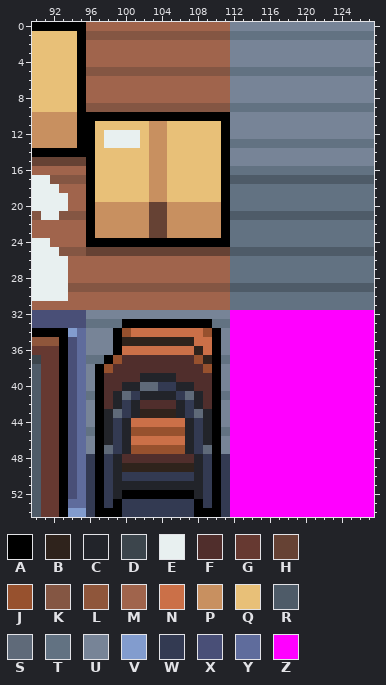
Two states of a pixel-art file, tiles/room_zero.aseprite. Above is the file before it was changed.
128x2048 pixels, 1 frame. Colours within 5 levels of each other are drawn and written as one. Shown: x 90..127, y 0..54.
Visible layers, top first: "top", "middle", "botton", "Layer".
Palette (. is transparent): A #000000  B #2f231c  C #22242a  D #3c454c  E #e8f0f0  F #502e2c  G #663931  H #664234  J #97512e  K #845643  L #8f563b  M #a0644c  N #cb7048  P #c89060  Q #e8c078  R #4e5b68  S #5f6a79  T #627282  U #778497  V #829cce  W #333a52  X #494f77  Y #5f6c9c  Z #ff00ff
Pixels before, first column x 90:
 0 AAAAAAMMMMMMMMMMMMMMMMUUUUUUUUUUUUUUUU
 1 QQQQQAKKKKKKKKKKKKKKKKTTTTTTTTTTTTTTTT
 2 QQQQQAMMMMMMMMMMMMMMMMUUUUUUUUUUUUUUUU
 3 QQQQQAMMMMMMMMMMMMMMMMUUUUUUUUUUUUUUUU
 4 QQQQQAMMMMMMMMMMMMMMMMUUUUUUUUUUUUUUUU
 5 QQQQQAKKKKKKKKKKKKKKKKTTTTTTTTTTTTTTTT
 6 QQQQQAMMMMMMMMMMMMMMMMUUUUUUUUUUUUUUUU
 7 QQQQQAMMMMMMMMMMMMMMMMUUUUUUUUUUUUUUUU
 8 QQQQQAMMMMMMMMMMMMMMMMUUUUUUUUUUUUUUUU
 9 QQQQQAKKKKKKKKKKKKKKKKTTTTTTTTTTTTTTTT
10 PPPPPAAAAAAAAAAAAAAAAAUUUUUUUUUUUUUUUU
11 PPPPPAAQQQQQQPPQQQQQQAUUUUUUUUUUUUUUUU
12 PPPPPAAQEEEEQPPQQQQQQAUUUUUUUUUUUUUUUU
13 PPPPPAAQEEEEQPPQQQQQQATTTTTTTTTTTTTTTT
14 AAAAAAAQQQQQQPPQQQQQQAUUUUUUUUUUUUUUUU
15 HHHHHHAQQQQQQPPQQQQQQAUUUUUUUUUUUUUUUU
16 MMMMMMAQQQQQQPPQQQQQQATTTTTTTTTTTTTTTT
17 EEKKKKAQQQQQQPPQQQQQQARRRRRRRRRRRRRRRR
18 EEEMMMAQQQQQQPPQQQQQQATTTTTTTTTTTTTTTT
19 EEEEMMAQQQQQQPPQQQQQQATTTTTTTTTTTTTTTT
20 EEEEMMAPPPPPPHHPPPPPPATTTTTTTTTTTTTTTT
21 KEEKKKAPPPPPPHHPPPPPPARRRRRRRRRRRRRRRR
22 MMMMMMAPPPPPPHHPPPPPPATTTTTTTTTTTTTTTT
23 MMMMMMAPPPPPPHHPPPPPPATTTTTTTTTTTTTTTT
24 EEMMMMAAAAAAAAAAAAAAAATTTTTTTTTTTTTTTT
25 EEEKKKHHHHHHHHHHHHHHHHRRRRRRRRRRRRRRRR
26 EEEEMMMMMMMMMMMMMMMMMMTTTTTTTTTTTTTTTT
27 EEEEMMMMMMMMMMMMMMMMMMTTTTTTTTTTTTTTTT
28 EEEEMMMMMMMMMMMMMMMMMMTTTTTTTTTTTTTTTT
29 EEEEKKKKKKKKKKKKKKKKKKRRRRRRRRRRRRRRRR
30 EEEEMMMMMMMMMMMMMMMMMMTTTTTTTTTTTTTTTT
31 MMMMMMMMMMMMMMMMMMMMMMTTTTTTTTTTTTTTTT
32 XXXXXXUUUUUUUUUUUUUUUUZZZZZZZZZZZZZZZZ
33 XXXXXXTTTTAAAAAAAAAATTZZZZZZZZZZZZZZZZ
34 AAAAVYUUUAJNNNNNNNNJAUZZZZZZZZZZZZZZZZ
35 LLLAXYUUUABBBBBBBBNNAUZZZZZZZZZZZZZZZZ
36 GGGAXYUUUANNNNNNNNBNAUZZZZZZZZZZZZZZZZ
37 DGGAXYTTAJFFFFFFFFJBATZZZZZZZZZZZZZZZZ
38 RGGAXYUAJFFFFFFFFFFJAUZZZZZZZZZZZZZZZZ
39 RGGAXYUAFFFFCCCCFFFFAUZZZZZZZZZZZZZZZZ
40 RGGAXYUAFFCCSSWWCCFFAUZZZZZZZZZZZZZZZZ
41 RGGAXYTAFCSWCCCCWSCFATZZZZZZZZZZZZZZZZ
42 RGGAXYUAFCWCFFFFCWCFAUZZZZZZZZZZZZZZZZ
43 RGGAXYUACSWCBBBBCWSCAUZZZZZZZZZZZZZZZZ
44 RGGAXYUACWCNNNNNNCWCAUZZZZZZZZZZZZZZZZ
45 RGGAXYTACWCJJJJJJCWCATZZZZZZZZZZZZZZZZ
46 RGGAXYUACWCNNNNNNCWCAUZZZZZZZZZZZZZZZZ
47 RGGAXYUASWCJJJJJJCWSAUZZZZZZZZZZZZZZZZ
48 RGGAXYWAWCFFFFFFFFCWAWZZZZZZZZZZZZZZZZ
49 RGGAXYWAWCBBBBBBBBCWAWZZZZZZZZZZZZZZZZ
50 RGGAXYWAWCWWWWWWWWCWAWZZZZZZZZZZZZZZZZ
51 RGGAXYWAWCCCCCCCCCCWAWZZZZZZZZZZZZZZZZ
52 RGGAXYWAWCAAAAAAAACWAWZZZZZZZZZZZZZZZZ
53 RGGAYYWAWAWWWWWWWWAWAWZZZZZZZZZZZZZZZZ
54 RGGAVVWAAAWWWWWWWWAAAWZZZZZZZZZZZZZZZZ
New version:
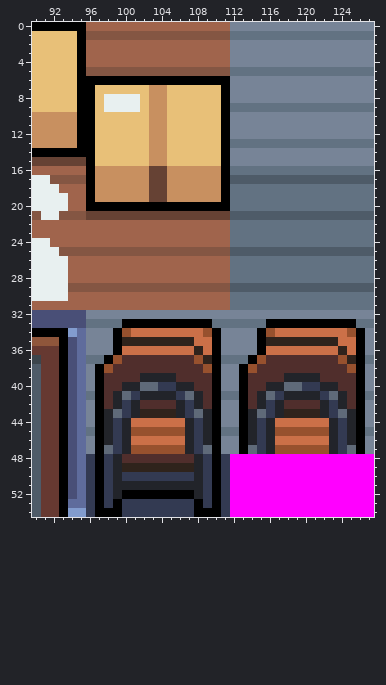
Diff:
Layers "top", "middle", "botton":
Colour A replaces colour H in row 20 at x 103 to 104.
Colour A replaces colour K in row 9 at x 96 and 111.
Colour A replaces colour M in row 6 at x 96 to 111; in rows 7 to 8 at x 96 and 111.
Colour A replaces colour P in row 20 at x 97 to 102 and 105 to 110.
Colour A replaces colour Z in row 33 at x 116 to 125; in rows 34 to 36 at x 115 and 126; in row 37 at x 114 and 126; in rows 38 to 47 at x 113 and 126.
Colour B replaces colour Z in row 35 at x 116 to 123; in row 36 at x 124; in row 37 at x 125; in row 43 at x 118 to 121.
Colour C replaces colour Z in row 39 at x 118 to 121; in row 40 at x 116 to 117 and 122 to 123; in row 41 at x 115, 118 to 121 and 124; in row 42 at x 115, 117, 122 and 124; in row 43 at x 114, 117, 122 and 125; in rows 44 to 46 at x 114, 116, 123 and 125.
Colour C replaces colour Z in row 47 at x 116 and 123.
Colour E replaces colour K in row 9 at x 98 to 101.
Colour E replaces colour M in row 8 at x 98 to 101.
Colour F replaces colour Z in row 37 at x 116 to 123; in row 38 at x 115 to 124; in row 39 at x 114 to 117 and 122 to 125; in row 40 at x 114 to 115 and 124 to 125; in row 41 at x 114 and 125; in row 42 at x 114, 118 to 121 and 125.
Colour H replaces colour A in row 21 at x 96 and 111.
Colour H replaces colour P in rows 16 to 19 at x 103 to 104; in row 21 at x 97 to 102 and 105 to 110.
Colour J replaces colour Z in row 34 at x 116 and 125; in row 37 at x 115 and 124; in row 38 at x 114 and 125; in row 45 at x 117 to 122; in row 47 at x 117 to 122.
Colour K replaces colour H in row 25 at x 96 to 111.
Colour M replaces colour A in rows 22 to 23 at x 96 and 111; in row 24 at x 96 to 111.
Colour M replaces colour H in rows 22 to 23 at x 103 to 104.
Colour M replaces colour P in rows 22 to 23 at x 97 to 102 and 105 to 110.
Colour N replaces colour Z in row 34 at x 117 to 124; in row 35 at x 124 to 125; in row 36 at x 116 to 123 and 125; in row 44 at x 117 to 122; in row 46 at x 117 to 122.
Colour P replaces colour A in row 10 at x 103 to 104.
Colour P replaces colour K in row 9 at x 103 to 104.
Colour P replaces colour M in rows 7 to 8 at x 103 to 104.
Colour P replaces colour Q in rows 16 to 19 at x 97 to 102 and 105 to 110.
Colour Q replaces colour A in row 10 at x 97 to 102 and 105 to 110.
Colour Q replaces colour E in rows 12 to 13 at x 98 to 101.
Colour Q replaces colour K in row 9 at x 97, 102 and 105 to 110.
Colour Q replaces colour M in row 7 at x 97 to 102 and 105 to 110; in row 8 at x 97, 102 and 105 to 110.
Colour S replaces colour Z in row 40 at x 118 to 119; in row 41 at x 116 and 123; in row 43 at x 115 and 124; in row 47 at x 114 and 125.
Colour T replaces colour Z in row 33 at x 112 to 115 and 126 to 127; in row 37 at x 112 to 113 and 127; in row 41 at x 112 and 127; in row 45 at x 112 and 127.
Colour U replaces colour Z in row 32 at x 112 to 127; in rows 34 to 36 at x 112 to 114 and 127; in rows 38 to 40 at x 112 and 127; in rows 42 to 44 at x 112 and 127; in rows 46 to 47 at x 112 and 127.
Colour W replaces colour Z in row 40 at x 120 to 121; in row 41 at x 117 and 122; in rows 42 to 43 at x 116 and 123; in rows 44 to 47 at x 115 and 124.
Boxes around the changes in both pictures, in picture pixels (x1, y1, x2, y2):
changed: (86, 76, 230, 256)
changed: (230, 310, 374, 454)
